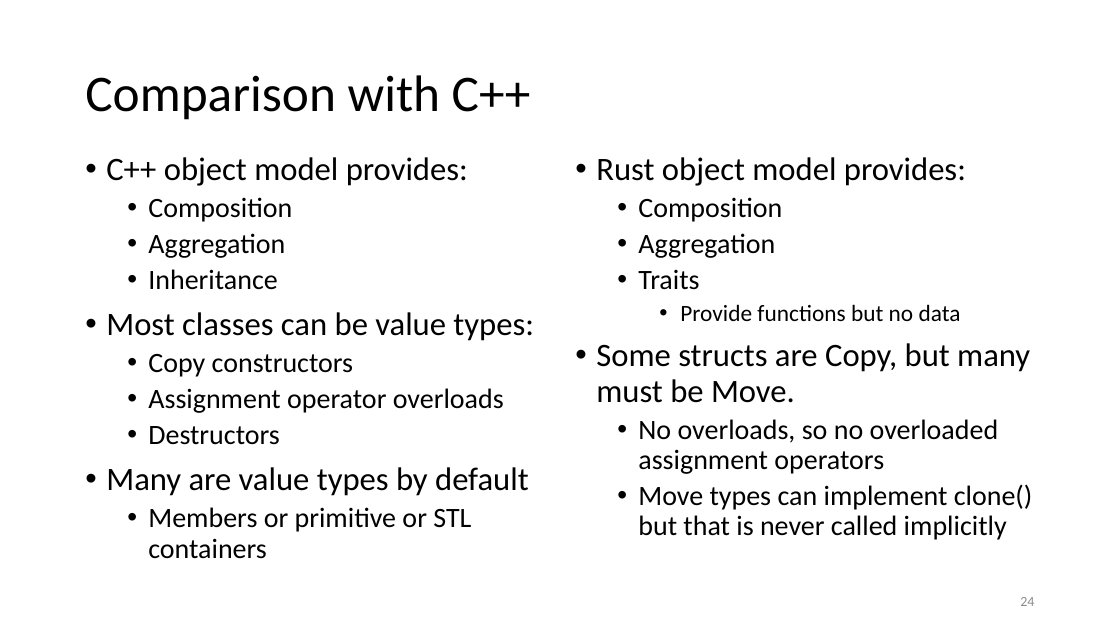
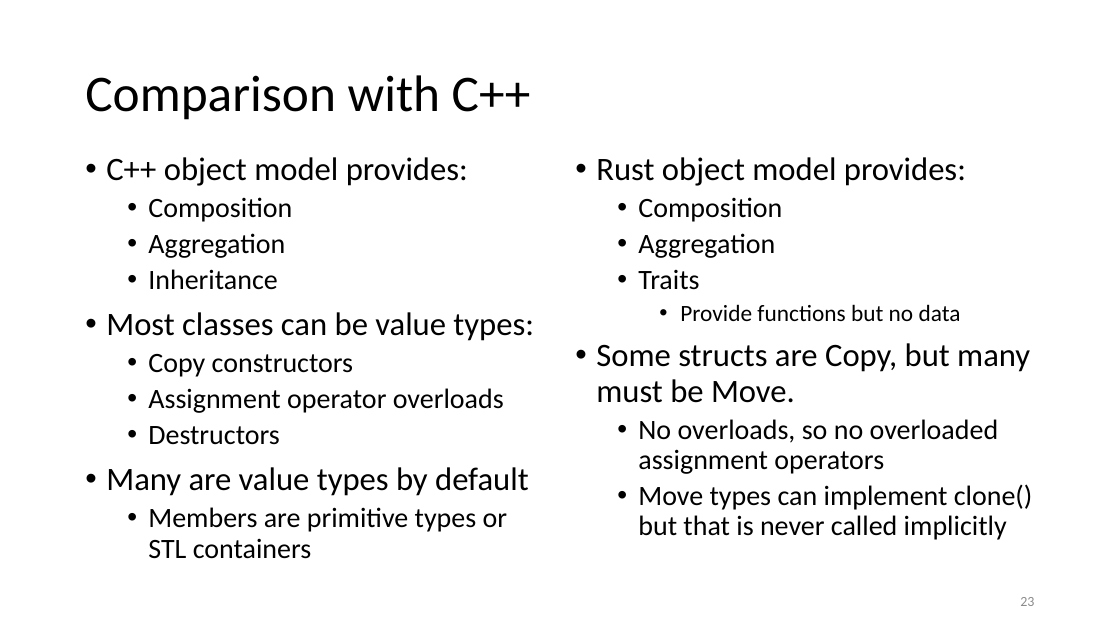
Before and after one commit to JimFawcett/JimFawcett.github.io, a slide deck: slide 23 of Resources/RustModels.pptx (slide 24 before the commit). Drawn at 1120x630 pixels with LibreOffice and Linux fonts; fonts in the diff are those of the drawing. Boxes give left, top, right and bottom in pixels: in the first picture for what was removed or moved away, otherwise in the second. Text is boxed around its words. In the diff, an @@ line names an element or a change of style, - is before the commit and + after.

```diff
--- a/Resources/RustModels.pptx
+++ b/Resources/RustModels.pptx
@@ text at (x1=148, y1=507, x2=508, y2=559): text changed @@
-  • Members or primitive or STL containers
+  • Members are primitive types or STL containers
@@ page number at (x1=1020, y1=597, x2=1034, y2=606): text changed @@
-24
+23
```
Also in this commit, not shown: 8 other slides changed, 1 slide removed, 10 other files.
